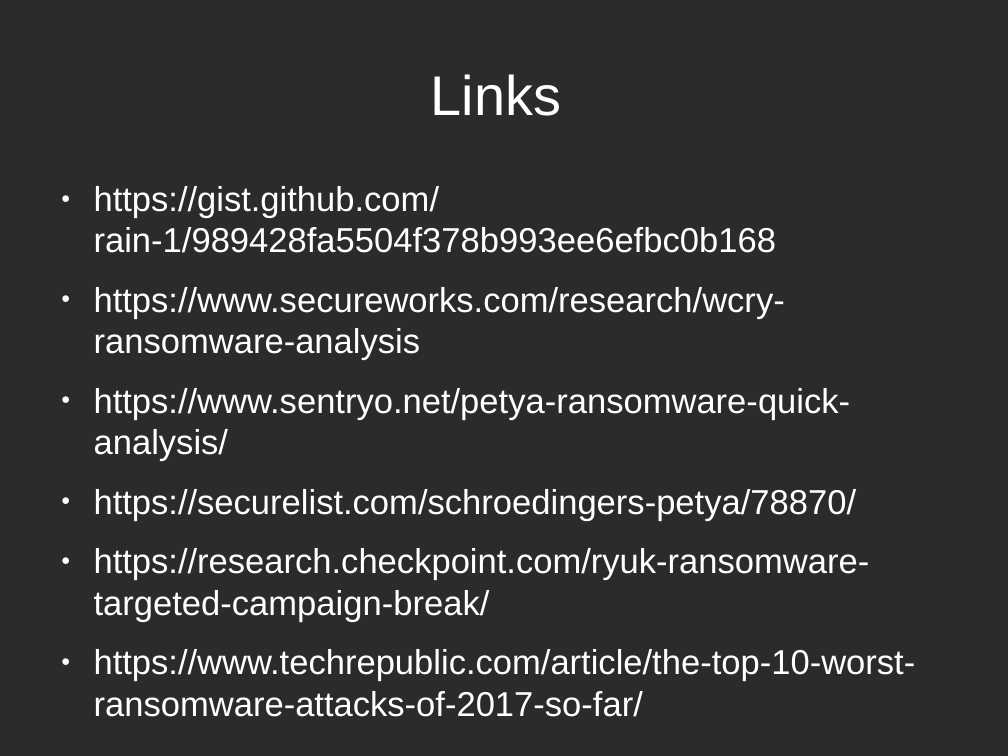
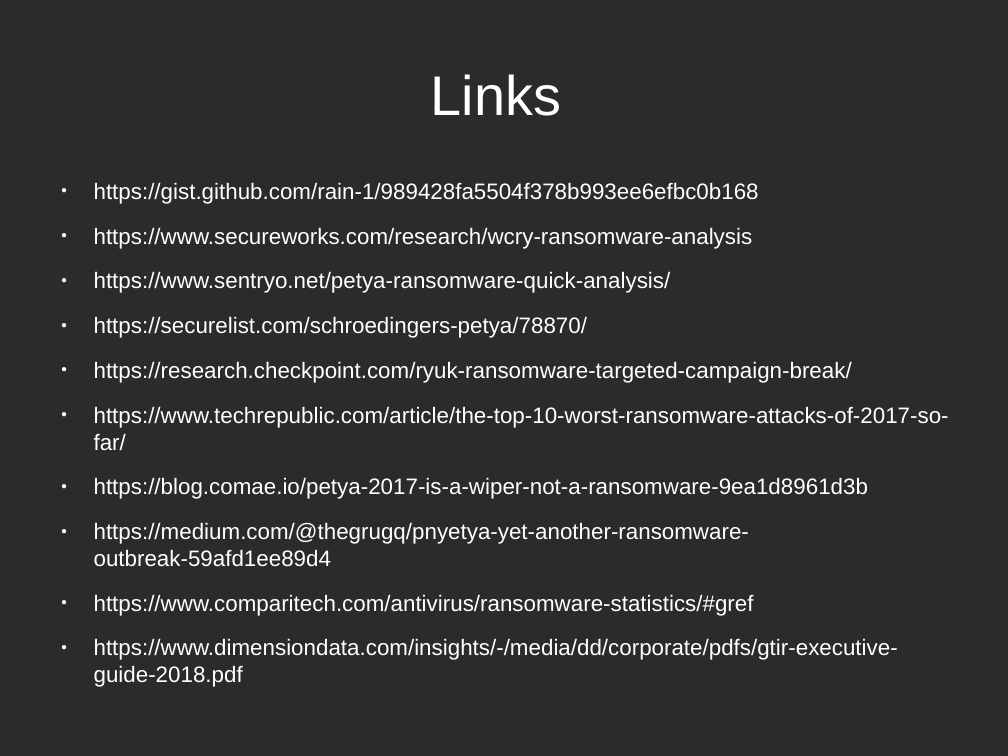
Before and after one commit to tarcisio-marinho/GonnaCry, a slide deck: slide 10 of Python/new_ransomware/na_beira_do_rio.odp (slide 9 before the commit). Drawn at 1008x756 pixels with LibreOffice and Linux fonts; fonts in the diff are those of the drawing; background and template pictures are left out; a plain dark background stands for a picture behind light text. Boxes give left, top, right and bottom in pixels: in the first picture for what was removed or moved away, otherwise in the second. Text is boxed around its words. In the diff, an @@ line names an element or a change of style, - is before the commit and + after.

```diff
--- a/Python/new_ransomware/na_beira_do_rio.odp
+++ b/Python/new_ransomware/na_beira_do_rio.odp
@@ text at [94,182,949,451]: size 27.2 to 17.6 pt in "https://gist.github.com/rain-1/989428fa5504f378b993ee6efbc0b ...", "https://www.secureworks.com/research/wcry-ransomware-analysi ...", "https://www.sentryo.net/petya-ransomware-quick-analysis/", "https://securelist.com/schroedingers-petya/78870/" and 2 more places @@
@@ text at [94,477,898,687]: paragraphs added @@
+● https://blog.comae.io/petya-2017-is-a-wiper-not-a-ransomware-9ea1d8961d3b
+● https://medium.com/@thegrugq/pnyetya-yet-another-ransomware-outbreak-59afd1ee89d4
+● https://www.comparitech.com/antivirus/ransomware-statistics/#gref
+● https://www.dimensiondata.com/insights/-/media/dd/corporate/pdfs/gtir-executive-guide-2018.pdf
```
Also in this commit, not shown: 2 other slides changed, 1 slide added.
